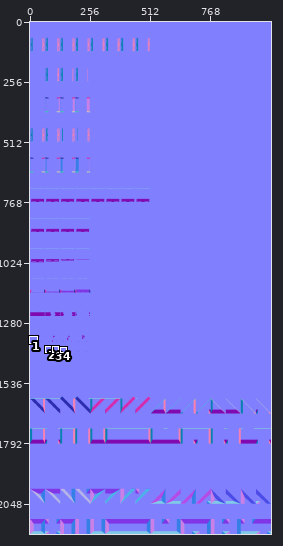
Sprite sheet, stored at Assets/Textures/WallTexture_0_nrm.png. Above: a wide view before the commit, with the close-up outlined.
Close-up. Earlier state:
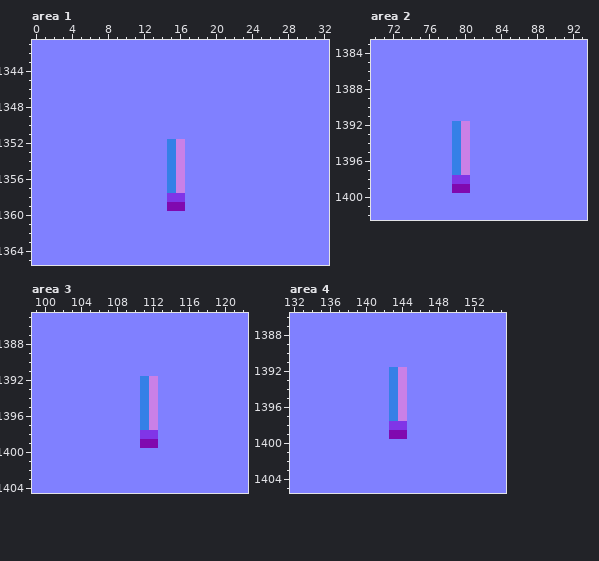
The file is 1024x2176 pixels. Shown: area 1: x 0..32, y 1341..1365; area 2: x 70..93, y 1383..1402; area 3: x 99..122, y 1385..1404; area 4: x 132..155, y 1386..1405. The commit also changed other parts of the picture, which this record leaves out.
After the commit:
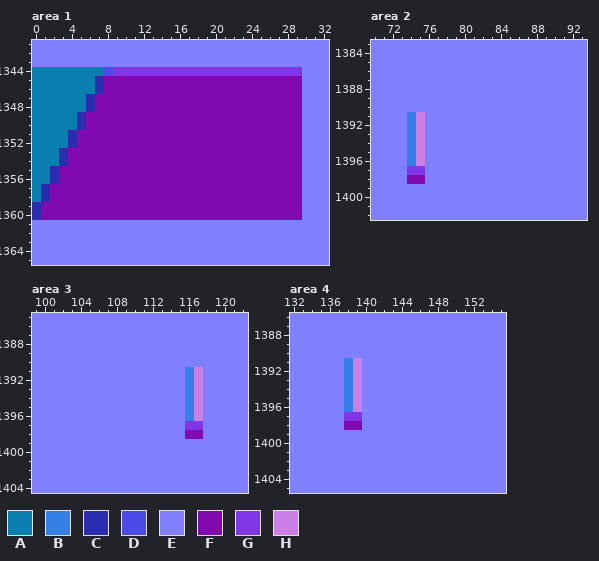
Palette (. is transparent): A #0980af  B #3580e7  C #2c2caf  D #4b4be7  E #8080ff  F #8009af  G #8035e7  H #ca80e7
Difference:
Area 1:
y 1344: x 0..29 EEEEEEEEEEEEEEEEEEEEEEEEEEEEEE -> AAAAAAAADGGGGGGGGGGGGGGGGGGGGG
y 1345..1346: x 0..29 EEEEEEEEEEEEEEEEEEEEEEEEEEEEEE -> AAAAAAACFFFFFFFFFFFFFFFFFFFFFF
y 1347..1348: x 0..29 EEEEEEEEEEEEEEEEEEEEEEEEEEEEEE -> AAAAAACFFFFFFFFFFFFFFFFFFFFFFF
y 1349..1350: x 0..29 EEEEEEEEEEEEEEEEEEEEEEEEEEEEEE -> AAAAACFFFFFFFFFFFFFFFFFFFFFFFF
y 1351: x 0..29 EEEEEEEEEEEEEEEEEEEEEEEEEEEEEE -> AAAACFFFFFFFFFFFFFFFFFFFFFFFFF
y 1352: x 0..29 EEEEEEEEEEEEEEEBHEEEEEEEEEEEEE -> AAAACFFFFFFFFFFFFFFFFFFFFFFFFF
y 1353..1354: x 0..29 EEEEEEEEEEEEEEEBHEEEEEEEEEEEEE -> AAACFFFFFFFFFFFFFFFFFFFFFFFFFF
y 1355..1356: x 0..29 EEEEEEEEEEEEEEEBHEEEEEEEEEEEEE -> AACFFFFFFFFFFFFFFFFFFFFFFFFFFF
y 1357: x 0..29 EEEEEEEEEEEEEEEBHEEEEEEEEEEEEE -> ACFFFFFFFFFFFFFFFFFFFFFFFFFFFF
y 1358: x 0..29 EEEEEEEEEEEEEEEGGEEEEEEEEEEEEE -> ACFFFFFFFFFFFFFFFFFFFFFFFFFFFF
y 1359: x 0..14 EEEEEEEEEEEEEEE -> CFFFFFFFFFFFFFF; x 17..29 EEEEEEEEEEEEE -> FFFFFFFFFFFFF
y 1360: x 0..29 EEEEEEEEEEEEEEEEEEEEEEEEEEEEEE -> CFFFFFFFFFFFFFFFFFFFFFFFFFFFFF
Area 2:
y 1391: x 74..75 EE -> BH
y 1392..1396: x 74..75 EE -> BH; x 79..80 BH -> EE
y 1397: x 74..75 EE -> GG; x 79..80 BH -> EE
y 1398: x 74..75 EE -> FF; x 79..80 GG -> EE
y 1399: x 79..80 FF -> EE
Area 3:
y 1391: x 116..117 EE -> BH
y 1392..1396: x 111..112 BH -> EE; x 116..117 EE -> BH
y 1397: x 111..112 BH -> EE; x 116..117 EE -> GG
y 1398: x 111..112 GG -> EE; x 116..117 EE -> FF
y 1399: x 111..112 FF -> EE
Area 4:
y 1391: x 138..139 EE -> BH
y 1392..1396: x 138..139 EE -> BH; x 143..144 BH -> EE
y 1397: x 138..139 EE -> GG; x 143..144 BH -> EE
y 1398: x 138..139 EE -> FF; x 143..144 GG -> EE
y 1399: x 143..144 FF -> EE
